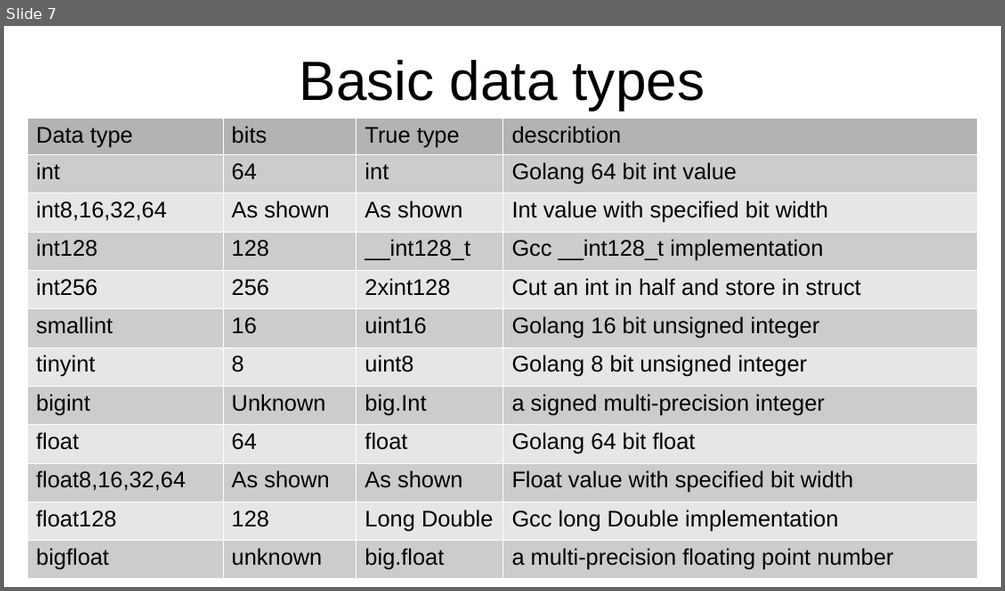
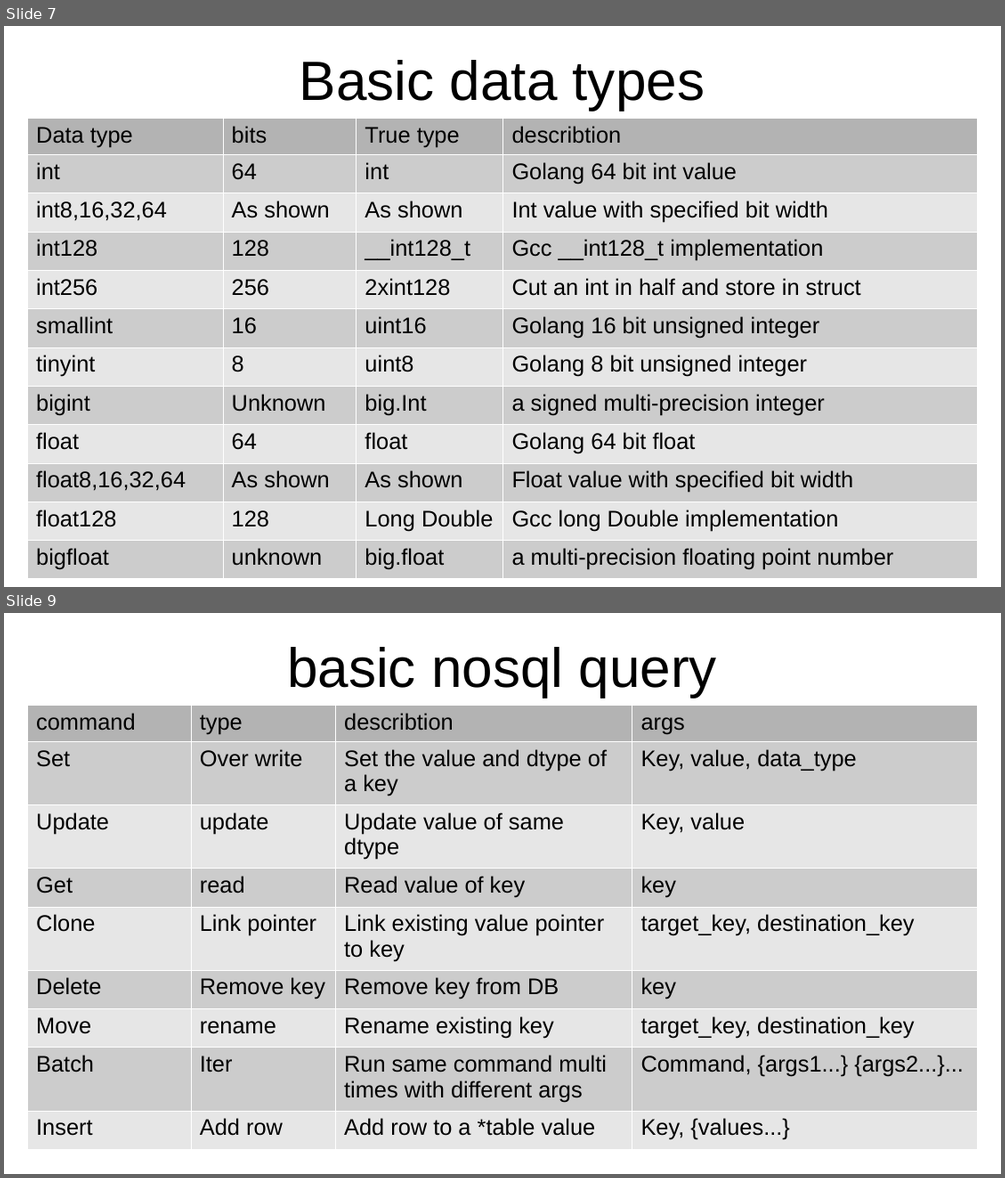
Before and after one commit to YC-Lammy/DejavuDB, a slide deck: doc/concept.odp. Shown one above the other, each under a label of ours: slide 7 before the commit, slides 7 and 9 after it; the slides between them are not shown. The pictures are 1005x591 and 1005x1178 pixels, drawn with LibreOffice and Linux fonts; fonts in the diff are those of the drawing. Boxes give left, top, right and bottom in pixels: in the first picture for what was removed or moved away, otherwise in the second. Text is boxed around its words. In the diff, an @@ line names an element or a change of style, - is before the commit and + after.

```diff
--- a/doc/concept.odp
+++ b/doc/concept.odp
@@ slide 9 added at (4, 613, 1001, 1174), background #FFFFFF @@
@@ title added at (287, 647, 717, 697), 44 pt, text #000000 @@
+basic nosql query
@@ table added at (27, 706, 978, 1143), 9 rows, 4 columns @@
+command | type | describtion | args
+Set | Over write | Set the value and dtype of a key | Key, value, data_type
+Update | update | Update value of same dtype | Key, value
+Get | read | Read value of key | key
+Clone | Link pointer | Link existing value pointer to key | target_key, destination_key
+Delete | Remove key | Remove key from DB | key
+Move | rename | Rename existing key | target_key, destination_key
+Batch | Iter | Run same command multi times with different args | Command, {args1...} {args2...}...
+Insert | Add row | Add row to a *table value | Key, {values...}
```
Also in this commit, not shown: 3 slides changed, 1 other slide added, 11 other files.
